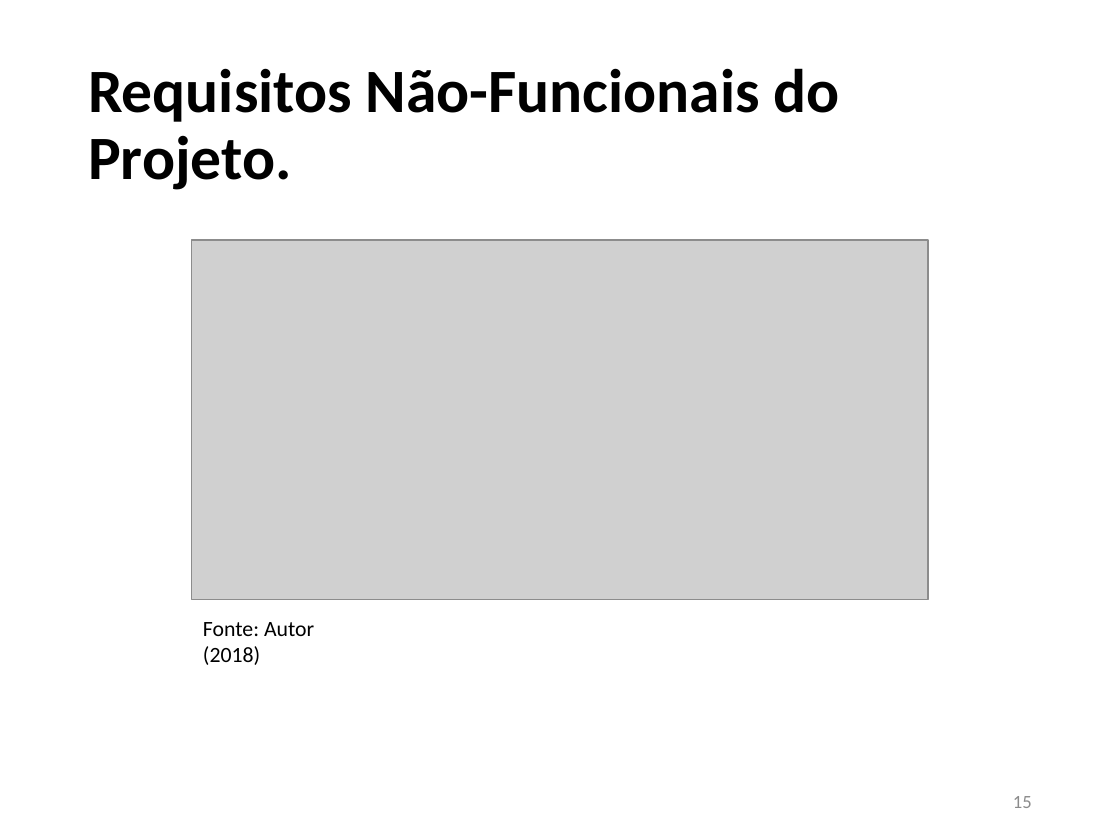
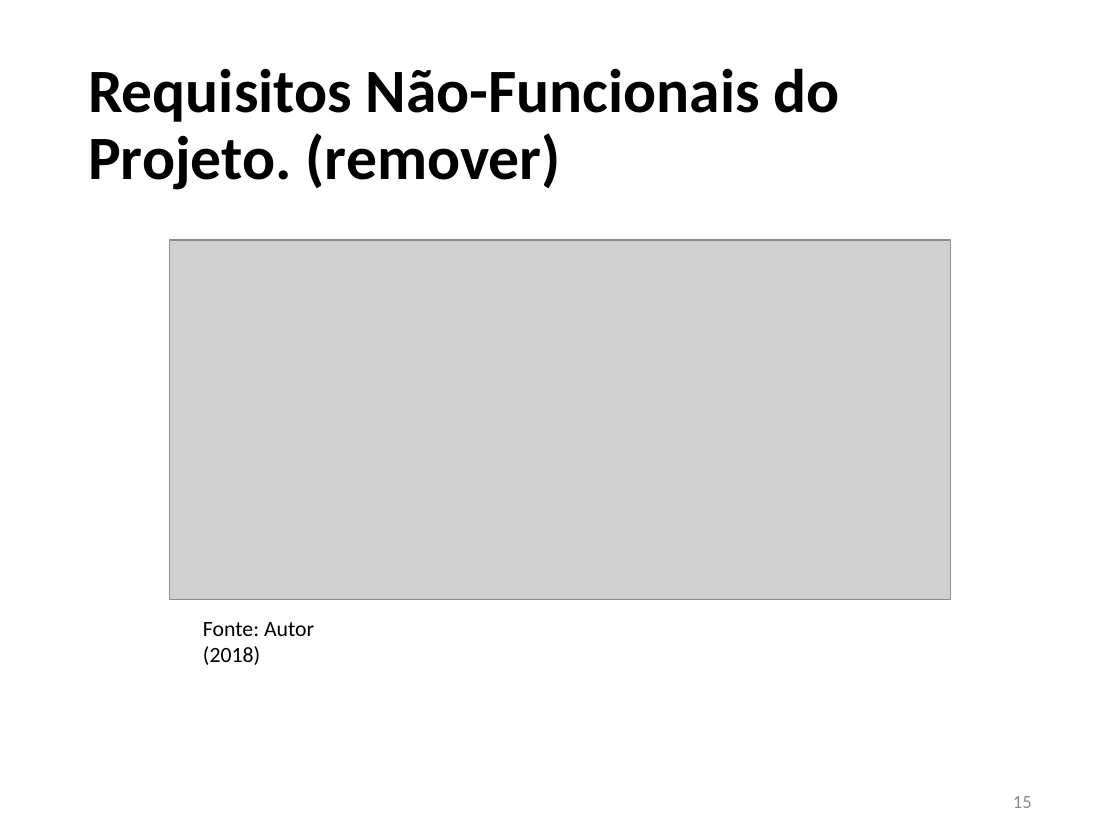
Before and after one commit to JoaoVFG/documentacaoTG, a slide deck: slide 15 of APRESENTAÇÃO JOAO VITOR.pptx. Drawn at 1120x840 pixels with LibreOffice and Linux fonts; fonts in the diff are those of the drawing; grey boxes stand for pictures. Boxes give left, top, right and bottom in pixels: in the first picture for what was removed or moved away, otherwise in the second. Text is boxed around its words. In the diff, an @@ line names an element or a change of style, - is before the commit and + after.

```diff
--- a/APRESENTAÇÃO JOAO VITOR.pptx
+++ b/APRESENTAÇÃO JOAO VITOR.pptx
@@ title at [88, 68, 840, 190]: text changed @@
-Requisitos Não-Funcionais do Projeto.
+Requisitos Não-Funcionais do Projeto. (remover)
@@ picture: place and size @@
-picture at [192, 240, 927, 599]
+picture at [169, 240, 951, 599]
```
Also in this commit, not shown: 12 other slides changed, 3 slides removed, 6 other files.
